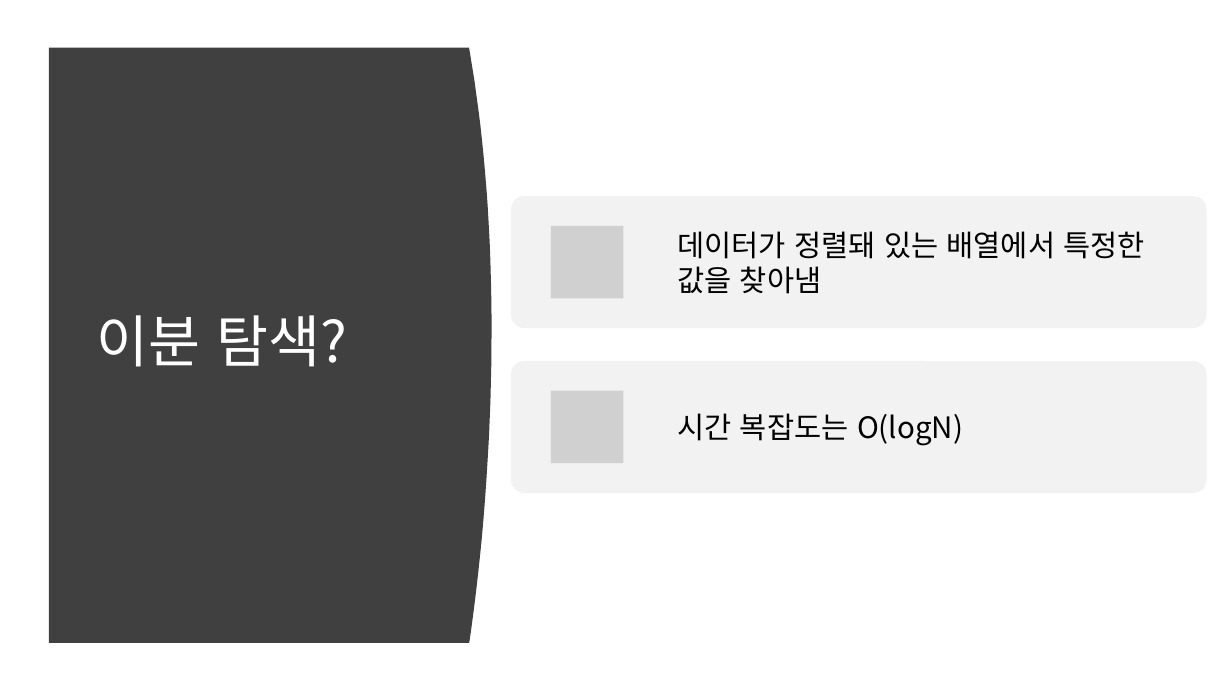
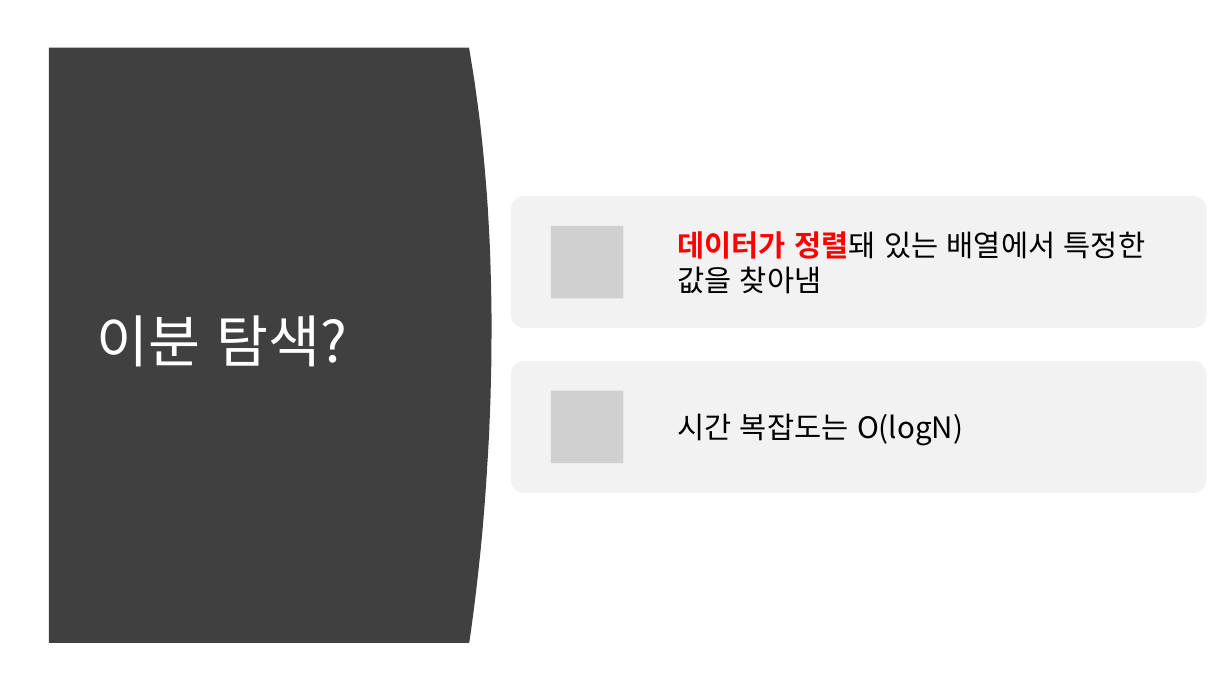
Before and after one commit to Smart-IoT-Lab/study-for-algorithm, a slide deck: slide 6 of minky/11주차/깊이너비탐색이랑완전탐색이랑이진탐색.pptx. Drawn at 1232x693 pixels with LibreOffice and Linux fonts; fonts in the diff are those of the drawing; grey boxes stand for pictures. Boxes give left, top, right and bottom in pixels: in the first picture for what was removed or moved away, otherwise in the second. Text is boxed around its words. In the diff, an @@ line names an element or a change of style, - is before the commit and + after.

```diff
--- a/minky/11주차/깊이너비탐색이랑완전탐색이랑이진탐색.pptx
+++ b/minky/11주차/깊이너비탐색이랑완전탐색이랑이진탐색.pptx
@@ text "데이터가 정렬돼 있는 배열에서 특정한 ..." at box(677, 231, 1145, 294): text colour #000000 to #FF0000, bold on in "데이터가 정렬돼" @@
```
Also in this commit, not shown: 2 other slides changed, 3 other files.
